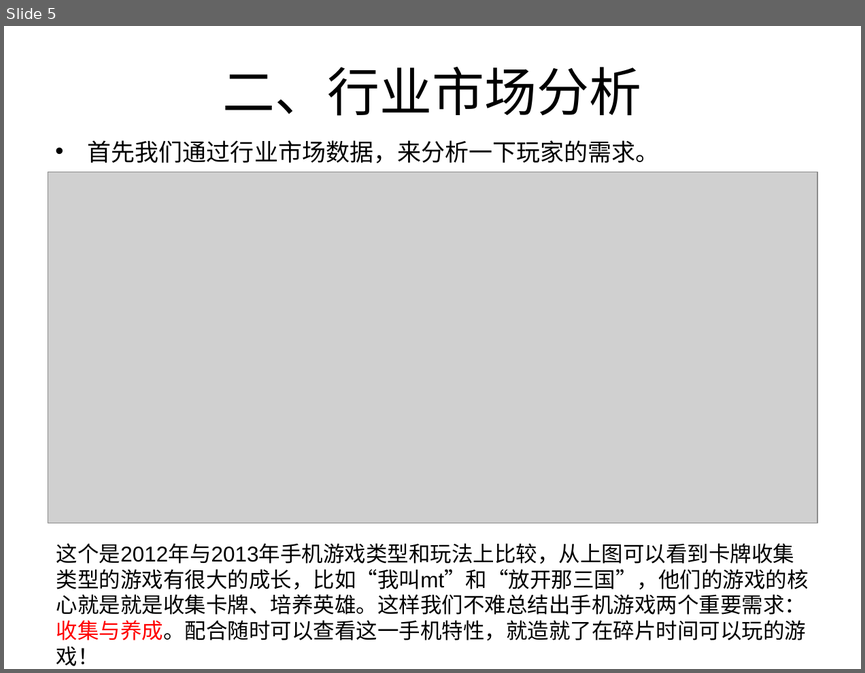
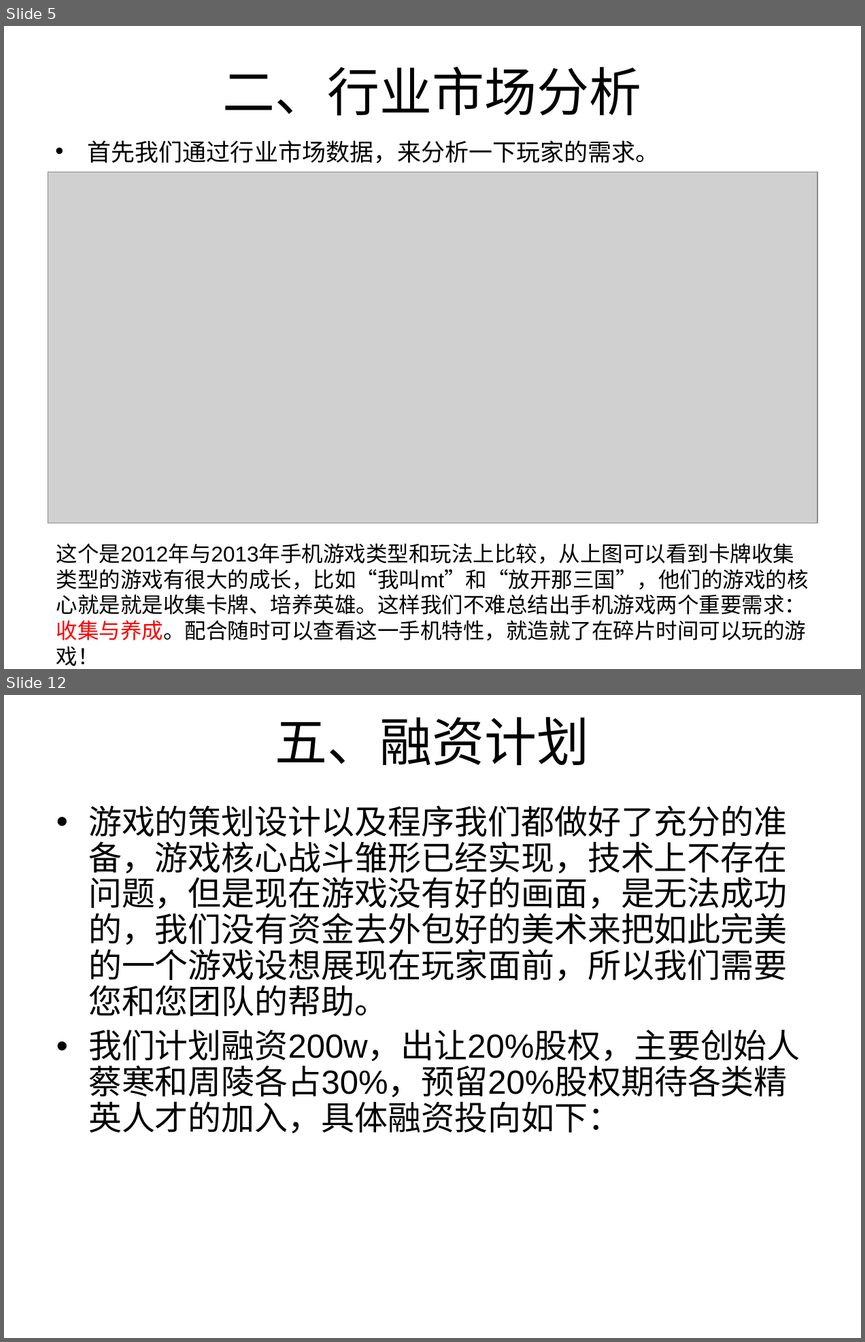
Before and after one commit to caihan1984/demov1, a slide deck: Assets/document/y3商业计划书.ppt. Shown one above the other, each under a label of ours: slide 5 before the commit, slides 5 and 12 after it; the slides between them are not shown. The pictures are 865x673 and 865x1342 pixels, drawn with LibreOffice and Linux fonts; fonts in the diff are those of the drawing; grey boxes stand for pictures. Boxes give left, top, right and bottom in pixels: in the first picture for what was removed or moved away, otherwise in the second. Text is boxed around its words. In the diff, an @@ line names an element or a change of style, - is before the commit and + after.

Commit message:
计划书ppt

```diff
--- a/Assets/document/y3商业计划书.ppt
+++ b/Assets/document/y3商业计划书.ppt
@@ slide 12 added at [4,695,861,1338], background #FFFFFF @@
@@ title added at [275,717,589,766], 44 pt, text #000000 @@
+五、融资计划
@@ text added at [88,805,800,1133], 28 pt, text #000000 @@
+• 游戏的策划设计以及程序我们都做好了充分的准备，游戏核心战斗雏形已经实现，技术上不存在问题，但是现在游戏没有好的画面，是无法成功的，我们没有资金去外包好的美术来把如此完美的一个游戏设想展现在玩家面前，所以我们需要您和您团队的帮助。
+• 我们计划融资200w，出让20%股权，主要创始人蔡寒和周陵各占30%，预留20%股权期待各类精英人才的加入，具体融资投向如下：
```
Also in this commit, not shown: 9 slides changed, 2 other slides added.
